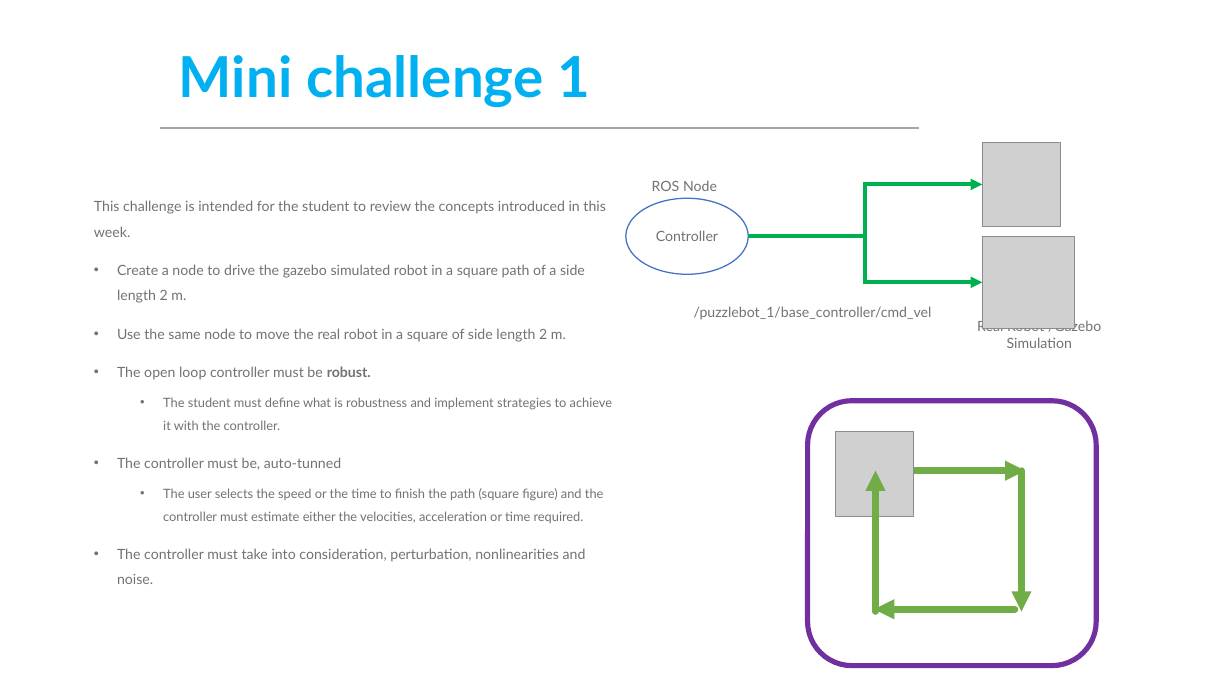
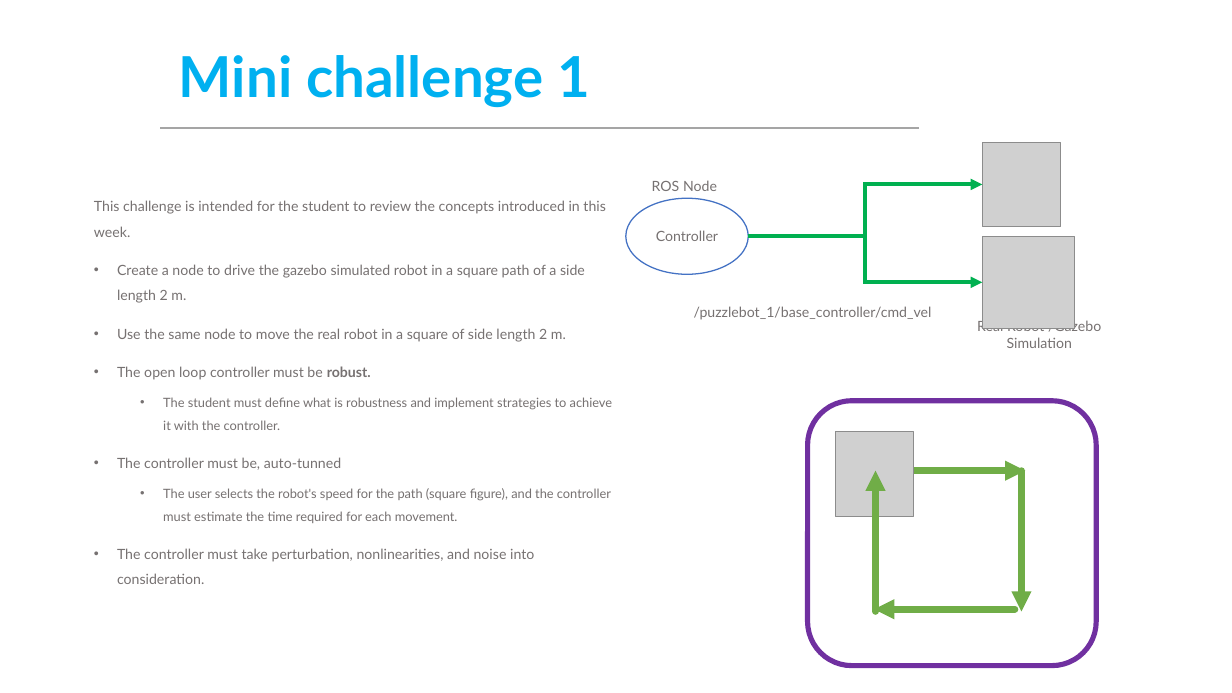
Before and after one commit to ManchesterRoboticsLtd/MR3001B_Design_and_Development_of_Robots_I, a slide deck: slide 2 of Week 4/Challenge/MCR2_Mini_Challenge.pptx. Drawn at 1232x693 pixels with LibreOffice and Linux fonts; fonts in the diff are those of the drawing; grey boxes stand for pictures; background and template pictures are left out. Boxes give left, top, right and bottom in pixels: in the first picture for what was removed or moved away, otherwise in the second. Text is boxed around its words. In the diff, an @@ line names an element or a change of style, - is before the commit and + after.

Commit message:
challenge change

```diff
--- a/Week 4/Challenge/MCR2_Mini_Challenge.pptx
+++ b/Week 4/Challenge/MCR2_Mini_Challenge.pptx
@@ text at box(117, 488, 611, 584): text changed @@
-  • The user selects the speed or the time to finish the path (square figure) and the controller must estimate either the velocities, acceleration or time required.
-• The controller must take into consideration, perturbation, nonlinearities and noise.
+  • The user selects the robot's speed for the path (square figure), and the controller must estimate the time required for each movement.
+• The controller must take perturbation, nonlinearities, and noise into consideration.
```
